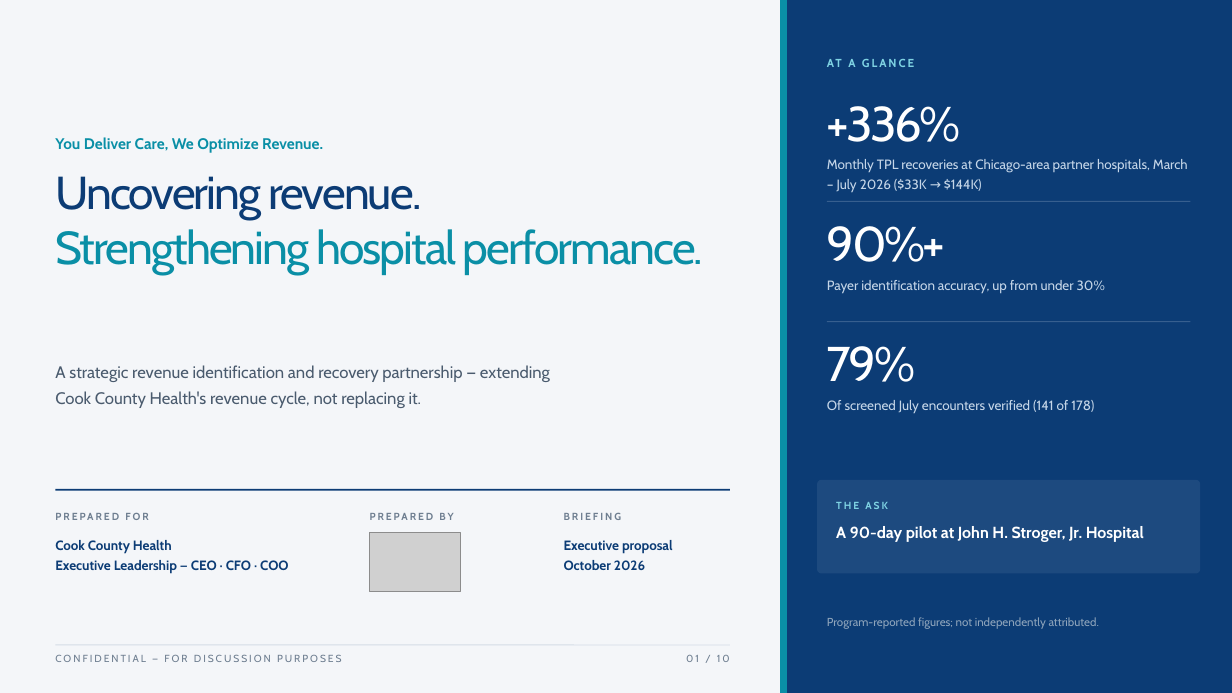
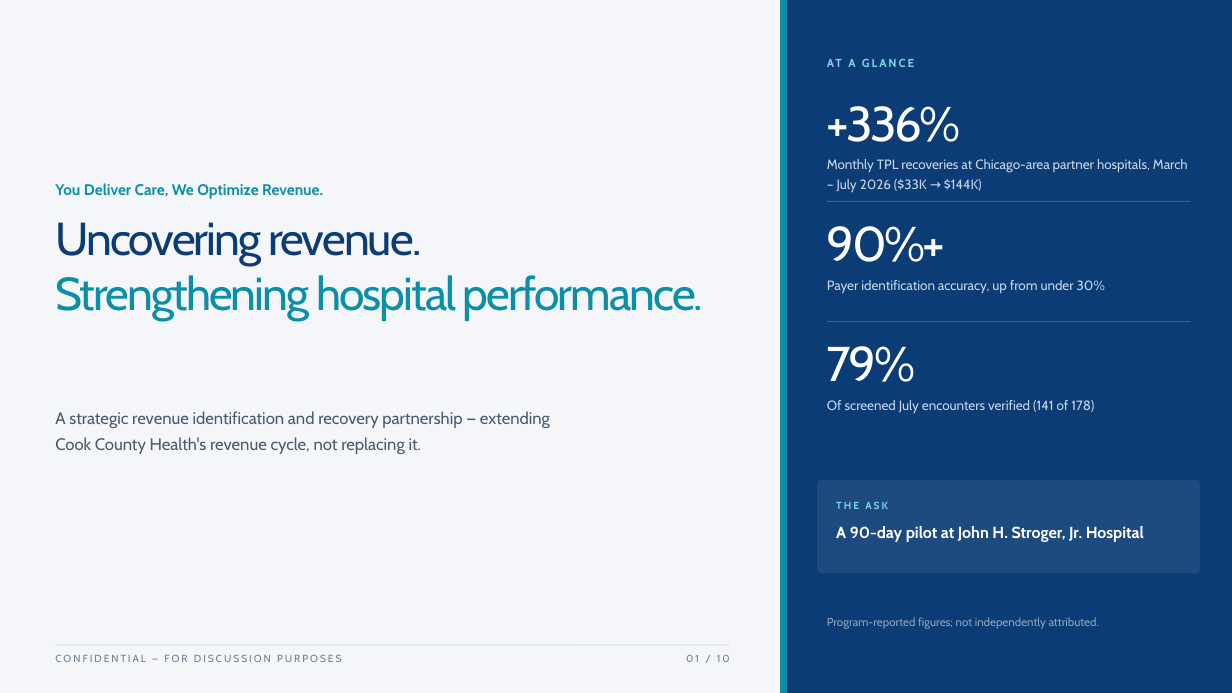
Before and after one commit to GMyoung/laborforce-deck, a slide deck: slide 1 of LaborForce_CookCountyHealth.pptx. Drawn at 1232x693 pixels with LibreOffice and Linux fonts; fonts in the diff are those of the drawing; grey boxes stand for pictures. Boxes give left, top, right and bottom in pixels: in the first picture for what was removed or moved away, otherwise in the second. Text is boxed around its words. In the diff, an @@ line names an element or a change of style, - is before the commit and + after.

```diff
--- a/LaborForce_CookCountyHealth.pptx
+++ b/LaborForce_CookCountyHealth.pptx
@@ 3 texts: place and size @@
-3 texts at (55, 137, 703, 408)
+3 texts at (55, 183, 703, 454)
@@ line removed from (55, 490) to (730, 490) @@
@@ text removed at (55, 513, 148, 520) @@
-PREPARED FOR
@@ text removed at (370, 513, 453, 520) @@
-PREPARED BY
@@ picture removed at (370, 532, 460, 592) @@
@@ text removed at (564, 513, 621, 520) @@
-BRIEFING
@@ text removed at (55, 540, 288, 573) @@
-Cook County Health
-Executive Leadership — CEO · CFO · COO
@@ text removed at (564, 540, 673, 570) @@
-Executive proposal
-October 2026
```
Also in this commit, not shown: 1 other file.
